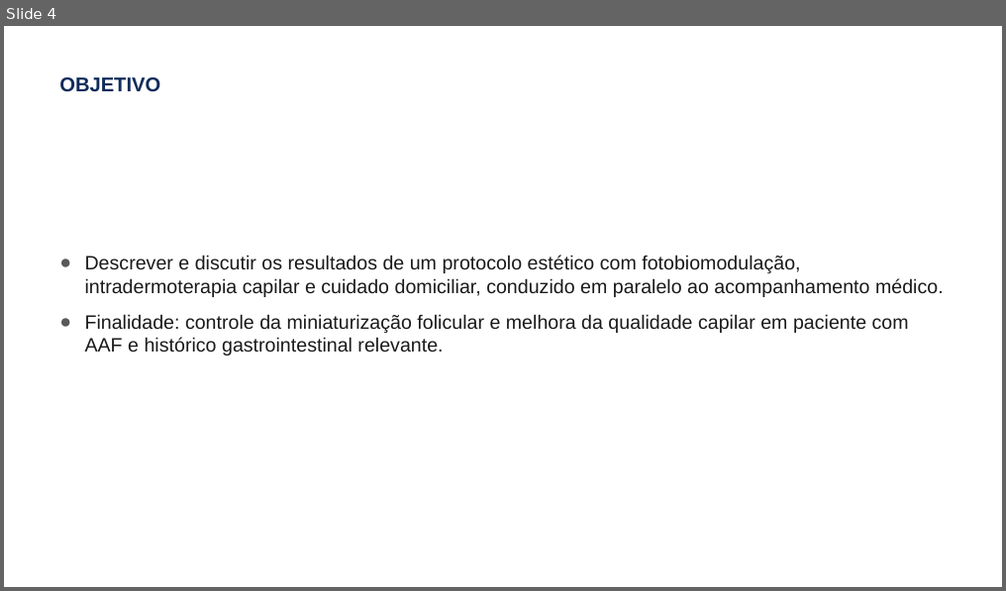
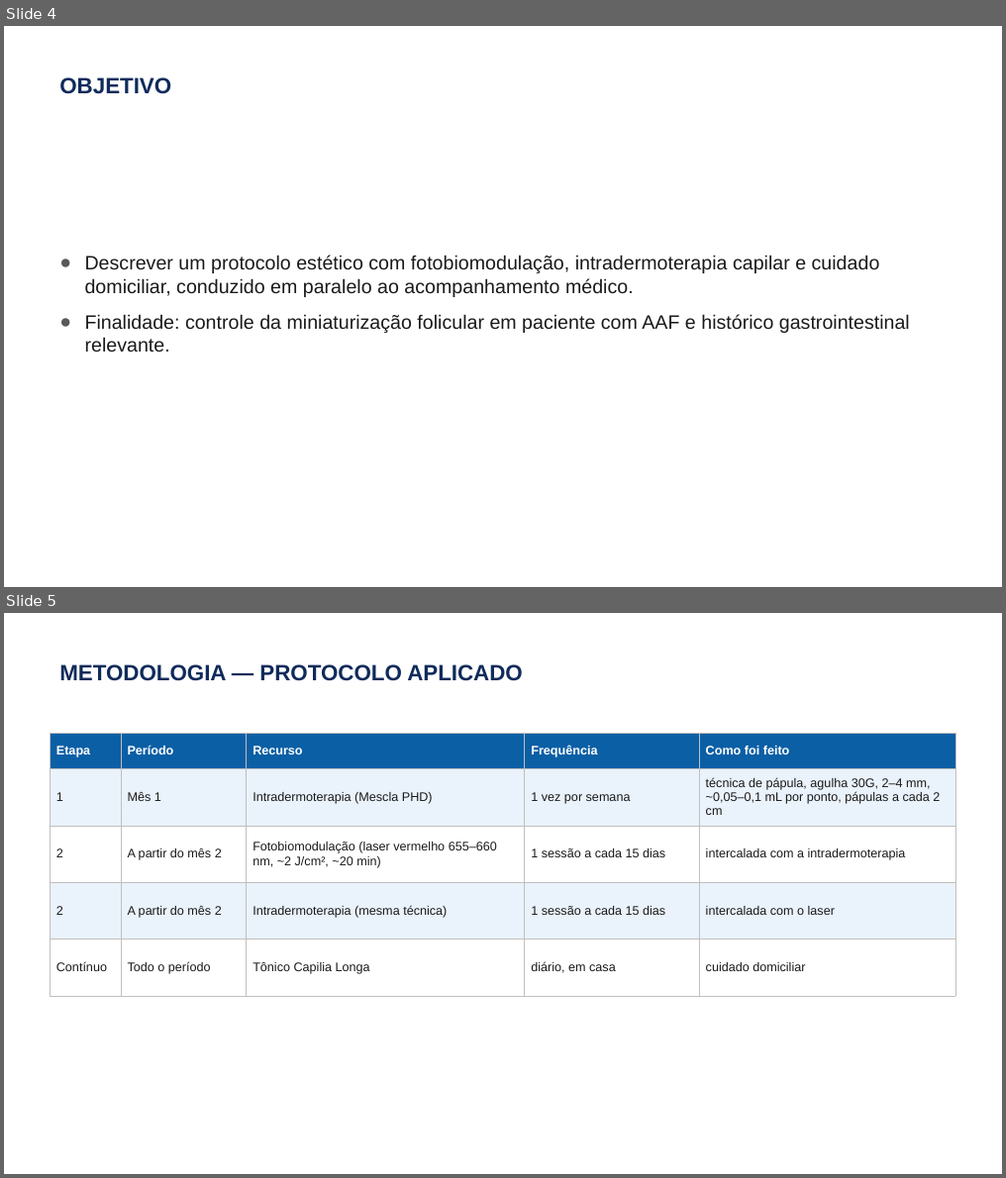
Before and after one commit to elson-vinicius-lopes/uniplac, a slide deck: resultados finais/mostra-cientifica-2026/Mostra-Cientifica-2026-Apresentacao-AAF-H-pylori.pptx. Shown one above the other, each under a label of ours: slide 4 before the commit, slides 4 and 5 after it. The pictures are 1006x591 and 1006x1178 pixels, drawn with LibreOffice and Linux fonts; fonts in the diff are those of the drawing; background and template pictures are left out. Boxes give left, top, right and bottom in pixels: in the first picture for what was removed or moved away, otherwise in the second. Text is boxed around its words. In the diff, an @@ line names an element or a change of style, - is before the commit and + after.

```diff
--- a/resultados finais/mostra-cientifica-2026/Mostra-Cientifica-2026-Apresentacao-AAF-H-pylori.pptx
+++ b/resultados finais/mostra-cientifica-2026/Mostra-Cientifica-2026-Apresentacao-AAF-H-pylori.pptx
@@ slide 5 added at [4, 613, 1002, 1174], background picture (left out) @@
@@ title added at [59, 664, 523, 681], 16 pt, text #0F2B5B, bold @@
+METODOLOGIA — PROTOCOLO APLICADO
@@ table added at [50, 733, 956, 996], 5 rows, 5 columns @@
+Etapa | Período | Recurso | Frequência | Como foi feito
+1 | Mês 1 | Intradermoterapia (Mescla PHD) | 1 vez por semana | técnica de pápula, agulha 30G, 2–4 mm, ~0,05–0,1 mL por ponto, pápulas a cada 2 cm
+2 | A partir do mês 2 | Fotobiomodulação (laser vermelho 655–660 nm, ~2 J/cm², ~20 min) | 1 sessão a cada 15 dias | intercalada com a intradermoterapia
+2 | A partir do mês 2 | Intradermoterapia (mesma técnica) | 1 sessão a cada 15 dias | intercalada com o laser
+Contínuo | Todo o período | Tônico Capilia Longa | diário, em casa | cuidado domiciliar
@@ slide 4 changed as well @@
@@ title "OBJETIVO" at [59, 77, 171, 94]: size 14.4 to 16 pt @@
@@ text at [85, 255, 910, 353]: text changed @@
-● Descrever e discutir os resultados de um protocolo estético com fotobiomodulação, intradermoterapia capilar e cuidado domiciliar, conduzido em paralelo ao acompanhamento médico.
-● Finalidade: controle da miniaturização folicular e melhora da qualidade capilar em paciente com AAF e histórico gastrointestinal relevante.
+● Descrever um protocolo estético com fotobiomodulação, intradermoterapia capilar e cuidado domiciliar, conduzido em paralelo ao acompanhamento médico.
+● Finalidade: controle da miniaturização folicular em paciente com AAF e histórico gastrointestinal relevante.
```
Also in this commit, not shown: 7 other slides changed, 2 slides removed, 27 other files.
